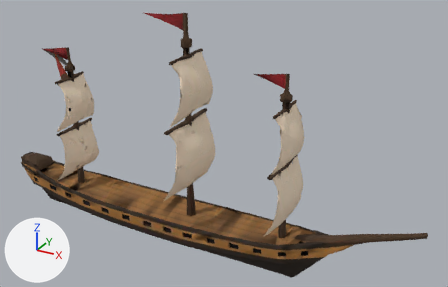
Two versions of the glTF model public/models/frigate.glb, one commit apart.
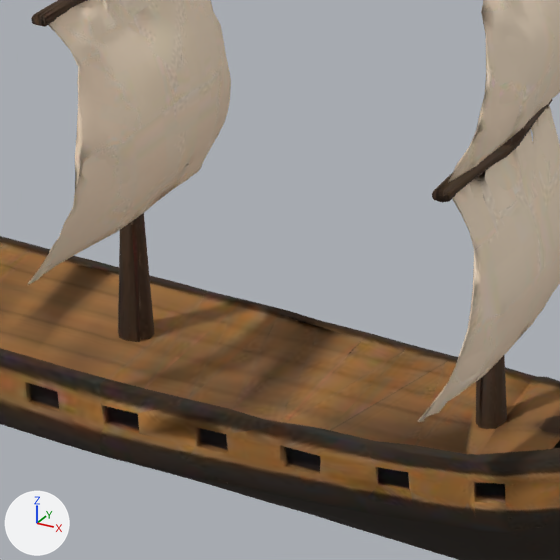
Each version appears first whole from a 50 mm lens placed at (0.891, -1.254, 0.902), pointed at (0.181, 0.037, 0.257), and next in a close-up on the part from 35% to 67% of the width and 45% to 95% of the height. Lighting does not change. The marker at lower left points along +X, +Y and +Z. The last two pictures show the newer version. The close-ups show mesh edges as thin lines. Where no turn or scale is listed for an object, it has been applied to the vertices.

The first close-up shows 'geometry_0'.
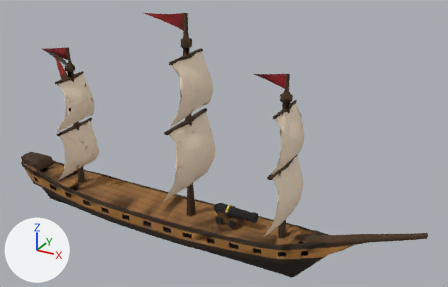
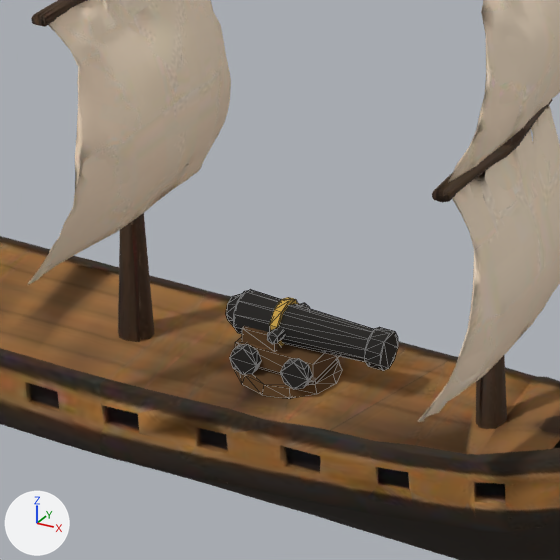
Boxes [x1, y1, x2, y2] around the edits, measured in the close-ups (560 x 560 px):
'cannon_barrel', added
    after: [226, 289, 398, 371]
    faces in mat_gun_iron (black #211f1c): [226, 289, 398, 371]
    faces in mat_gun_gilt (yellow #caa449): [270, 297, 299, 346]
'cannon_carriage', added
    after: [230, 326, 339, 389]
    faces in mat_gun_wood (brown #5e401f): [235, 326, 339, 382]
    faces in mat_gun_iron (black #211f1c): [230, 344, 312, 389]
'gun_turntable', added (brown)
    after: [235, 359, 342, 399]

What changed in the scene script:
```text
Add mat_gun_wood:
    mat_gun_wood = principled_material('gun_wood')
    mat_gun_wood.base_color = (0.111, 0.0511, 0.0135)  # brown #5e401f
    mat_gun_wood.roughness = 1.0
Add mat_gun_iron:
    mat_gun_iron = principled_material('gun_iron')
    mat_gun_iron.base_color = (0.0152, 0.0135, 0.0119)  # black #211f1c
    mat_gun_iron.roughness = 1.0
Add mat_gun_gilt:
    mat_gun_gilt = principled_material('gun_gilt')
    mat_gun_gilt.base_color = (0.592, 0.369, 0.0658)  # yellow #caa449
    mat_gun_gilt.roughness = 1.0
Add me_gun_turntable:
    me_gun_turntable.from_pydata(...)  # a 12-sided cut cone along z (radius 0.0365 at the low end, 0.0342 at the high end) spanning x 0.1835..0.2565, y -0.0365..0.0365, z 0.049..0.0558
    me_gun_turntable.materials.append(mat_gun_wood)  # brown #5e401f
Add me_cannon_carriage:
    me_cannon_carriage.from_pydata(...)  # a box spanning x -0.0296..0.0296, y -0.0205..0.0205, z 0.0034..0.0171, material slot 0; a box spanning x -0.0262..-0.0011, y -0.0171..0.0171, z 0.016..0.0274, material slot 0; an 8-sided cylinder along y spanning x -0.0296..-0.0091, y -0.0285..-0.0217, z -0.0011..0.0194, material slot 1; an 8-sided cylinder along y spanning x 0.0091..0.0296, y -0.0285..-0.0217, z -0.0011..0.0194, material slot 1; an 8-sided cylinder along y spanning x -0.0296..-0.0091, y 0.0217..0.0285, z -0.0011..0.0194, material slot 1; an 8-sided cylinder along y spanning x 0.0091..0.0296, y 0.0217..0.0285, z -0.0011..0.0194, material slot 1
    me_cannon_carriage.materials.append(mat_gun_wood)  # brown #5e401f
    me_cannon_carriage.materials.append(mat_gun_iron)  # black #211f1c
Add me_cannon_barrel:
    me_cannon_barrel.from_pydata(...)  # a 10-sided cut cone along x (radius 0.0153 at the low end, 0.0108 at the high end) spanning x -0.0342..0.0707, y -0.0146..0.0146, z 0.0142..0.045, material slot 0; an 8-sided cut cone along x (radius 0.0091 at the low end, 0.0142 at the high end) spanning x -0.0433..-0.0342, y -0.0142..0.0142, z 0.0154..0.0439, material slot 0; a 10-sided cylinder along x spanning x 0.0638..0.0752, y -0.0128..0.0128, z 0.0162..0.0431, material slot 0; a 6-sided cylinder along y spanning x -0.0039..0.0039, y -0.0228..0.0228, z 0.0251..0.0342, material slot 0; a 10-sided cylinder along x spanning x -0.0057..0.0, y -0.016..0.016, z 0.0128..0.0465, material slot 1
    me_cannon_barrel.materials.append(mat_gun_iron)  # black #211f1c
    me_cannon_barrel.materials.append(mat_gun_gilt)  # yellow #caa449
Add ob_gun_turntable:
    ob_gun_turntable = bpy.data.objects.new('gun_turntable', me_gun_turntable)
    ob_gun_turntable.location = (0.0, 0.0, 0.0)
Add ob_cannon_carriage:
    ob_cannon_carriage = bpy.data.objects.new('cannon_carriage', me_cannon_carriage)
    ob_cannon_carriage.location = (0.22, 0.0, 0.0558)
Add ob_cannon_barrel:
    ob_cannon_barrel = bpy.data.objects.new('cannon_barrel', me_cannon_barrel)
    ob_cannon_barrel.location = (0.22, 0.0, 0.0558)
```
